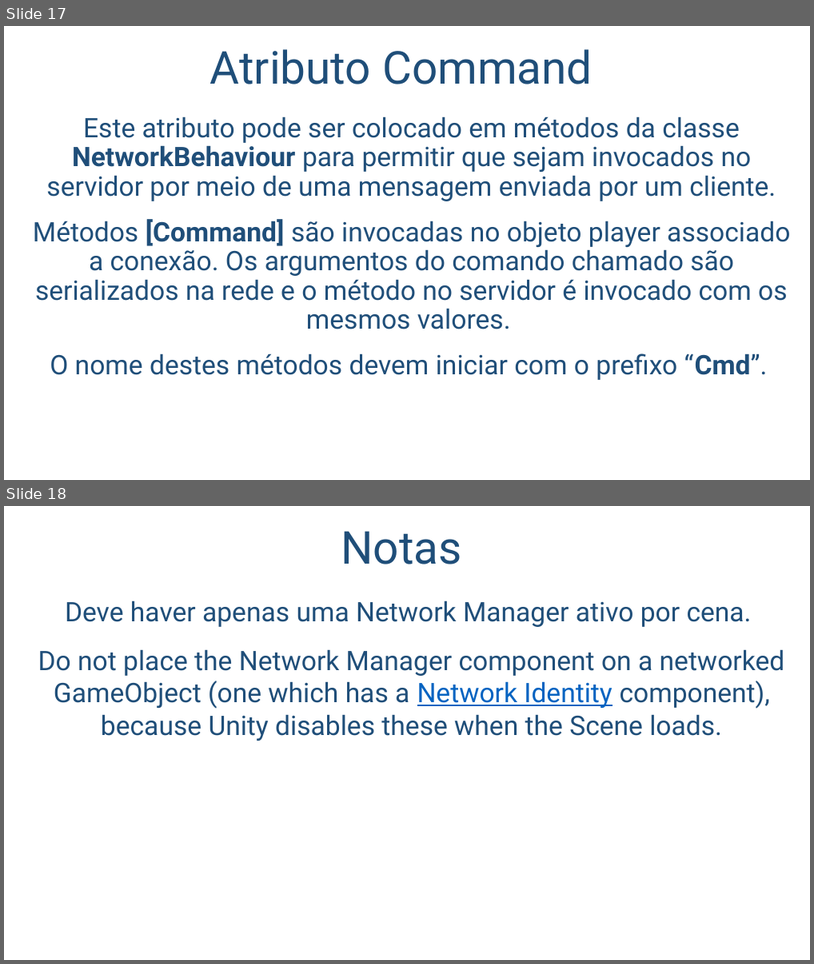
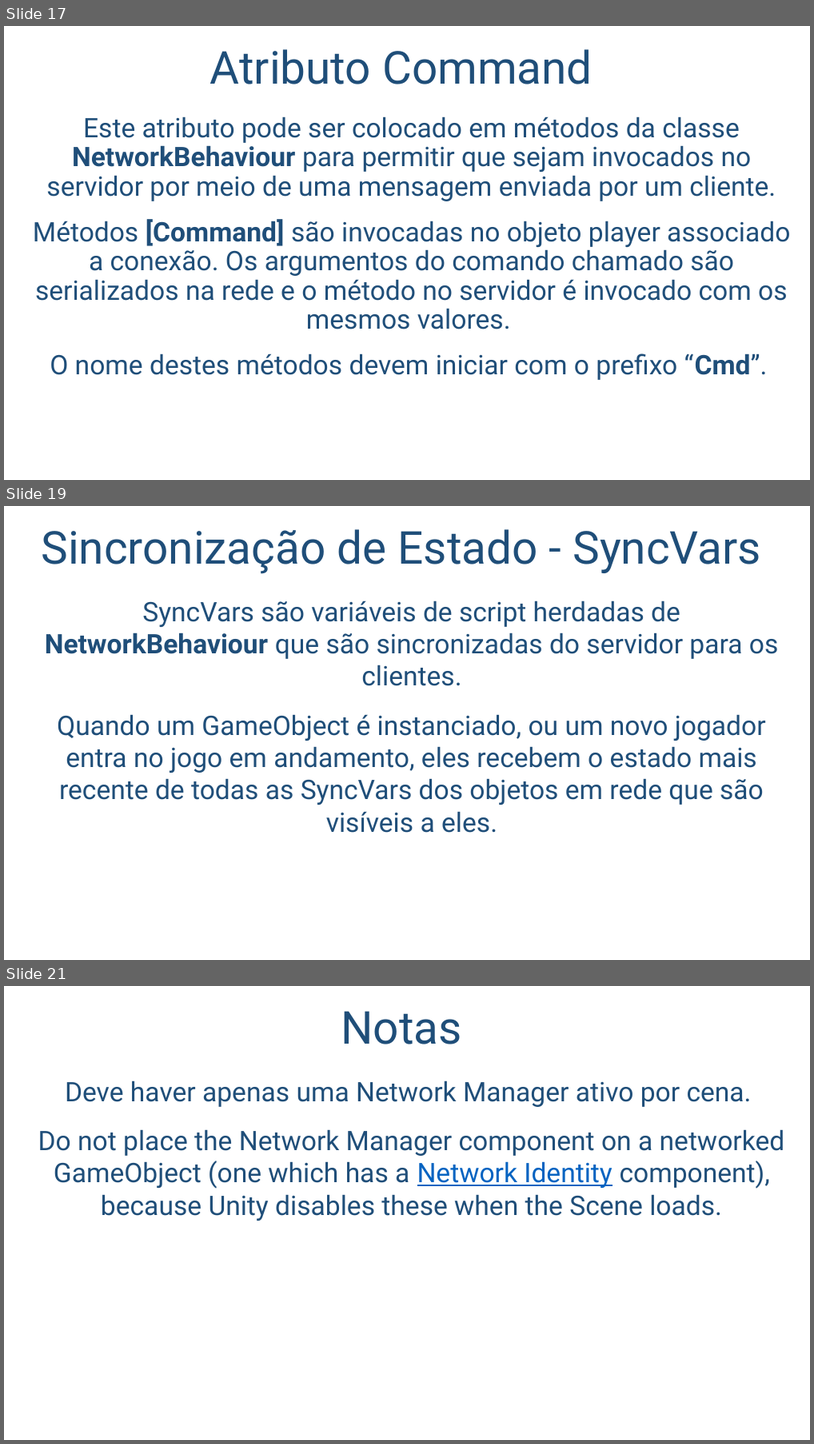
Before and after one commit to salmo-jr/public-slides, a slide deck: unity-multiplayer.pptx. Shown one above the other, each under a label of ours: slides 17 and 18 before the commit, slides 17, 19 and 21 after it; the slides between them are not shown. The pictures are 814x964 and 814x1444 pixels, drawn with LibreOffice and Linux fonts; fonts in the diff are those of the drawing; background and template pictures are left out. Boxes give left, top, right and bottom in pixels: in the first picture for what was removed or moved away, otherwise in the second. Text is boxed around its words. In the diff, an @@ line names an element or a change of style, - is before the commit and + after.

Commit message:
adição de slides sobre SyncVars

```diff
--- a/unity-multiplayer.pptx
+++ b/unity-multiplayer.pptx
@@ slide 19 added at (4,506,810,960), background picture (left out) @@
@@ title added at (41,529,761,574), 54 pt, text #1F4E79 @@
+Sincronização de Estado - SyncVars
@@ text added at (45,600,778,832), 32 pt, text #1F4E79 @@
+SyncVars são variáveis de script herdadas de NetworkBehaviour que são sincronizadas do servidor para os clientes.
+Quando um GameObject é instanciado, ou um novo jogador entra no jogo em andamento, eles recebem o estado mais recente de todas as SyncVars dos objetos em rede que são visíveis a eles.
@@ what was slide 18 is now slide 21 @@
```
Also in this commit, not shown: 1 slide changed, 2 other slides added.
